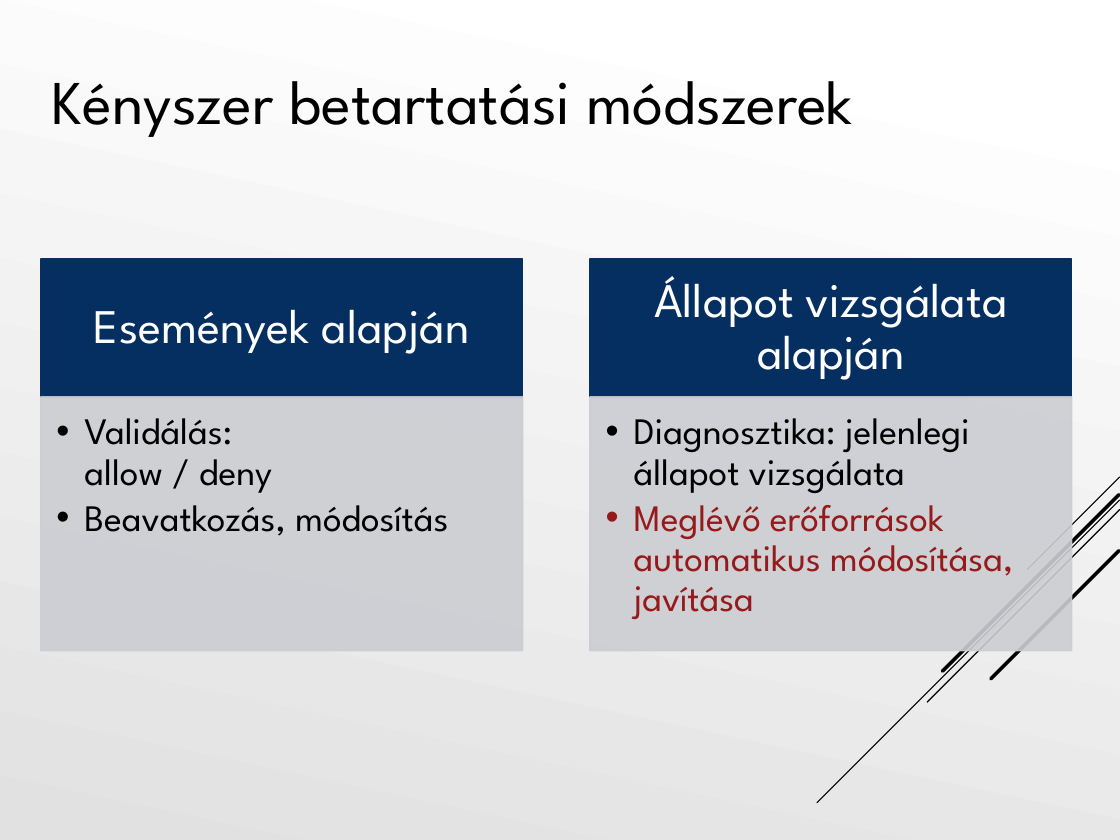
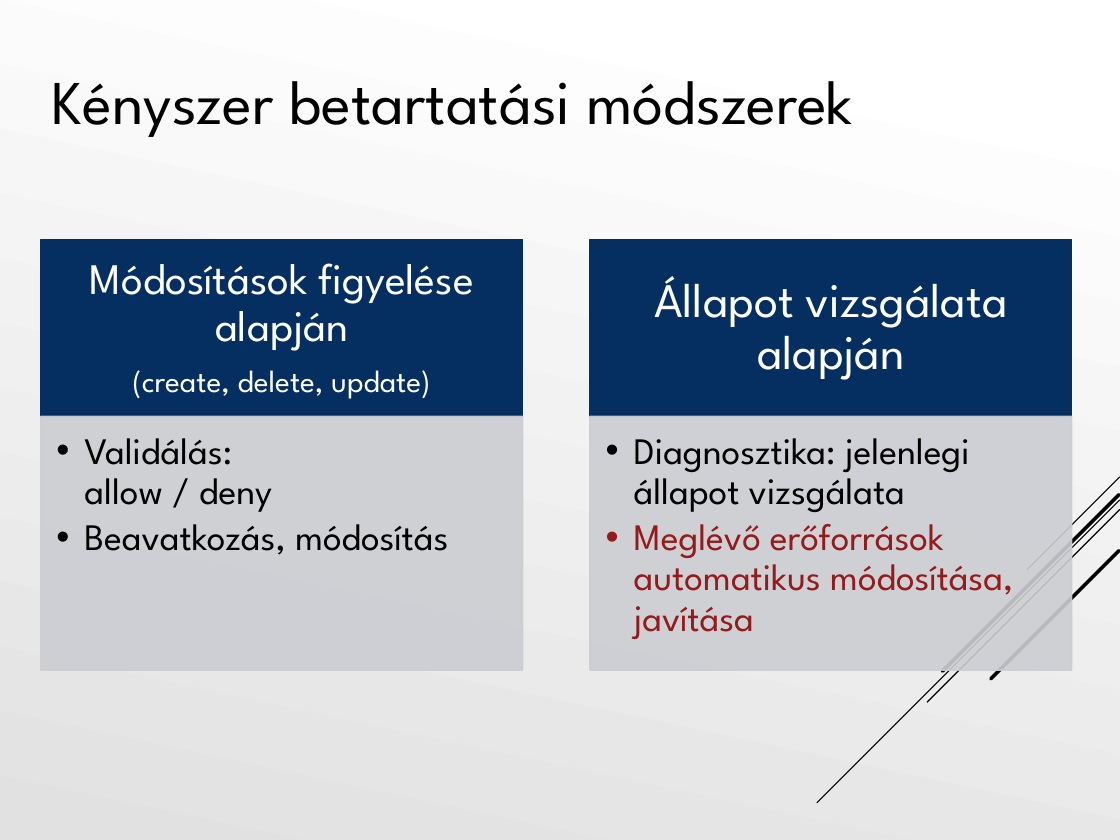
Before and after one commit to Tiegris/KonstrainR, a slide deck: slide 5 of ppt/prezi.pptx (slide 4 before the commit). Drawn at 1120x840 pixels with LibreOffice and Linux fonts; fonts in the diff are those of the drawing. Boxes give left, top, right and bottom in pixels: in the first picture for what was removed or moved away, otherwise in the second. Text is boxed around its words. In the diff, an @@ line names an element or a change of style, - is before the commit and + after.

```diff
--- a/ppt/prezi.pptx
+++ b/ppt/prezi.pptx
@@ rectangle: place and size @@
-rectangle at <box>40,259,522,396</box>
+rectangle at <box>40,240,522,417</box>
@@ text at <box>90,263,473,399</box>: text changed; size 31 to 28 pt @@
-Események alapján
+Módosítások figyelése alapján
+(create, delete, update)
@@ rectangle: place and size @@
-rectangle at <box>590,259,1072,396</box>
+rectangle at <box>590,240,1072,417</box>
@@ 2 texts, 2 rectangles: place and size @@
-2 texts, 2 rectangles at <box>40,396,1072,651</box>
+2 texts, 2 rectangles at <box>40,417,1072,671</box>
```
Also in this commit, not shown: 9 other slides changed, 5 slides added, 5 slides removed, 1 other file.
